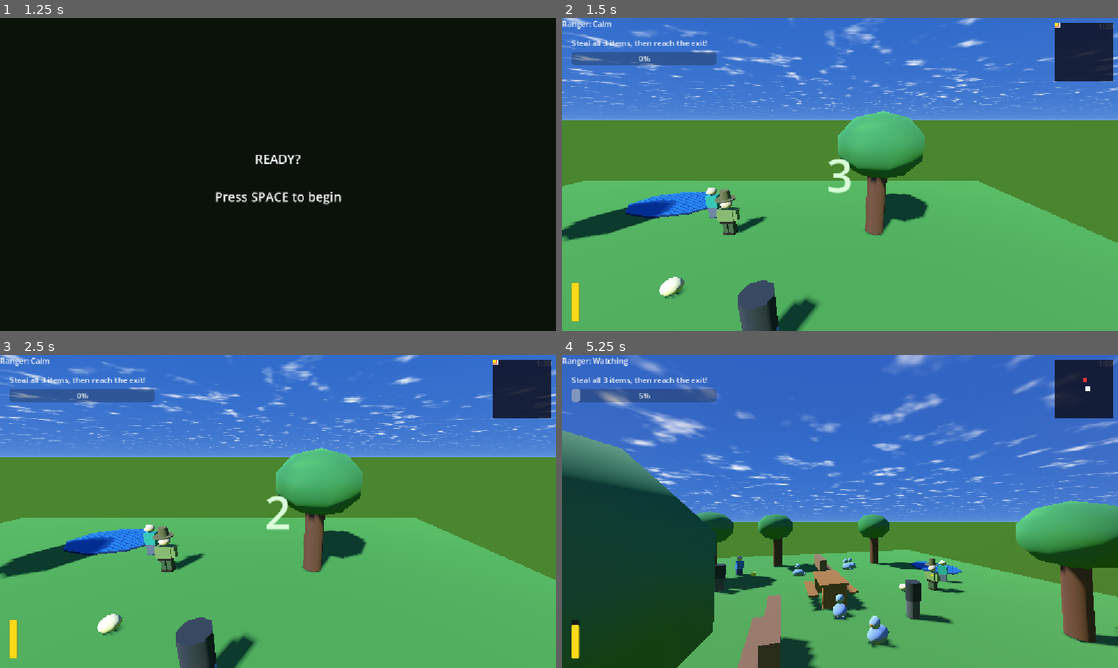
Above: before the commit, frames 1-4 (two rows, left to right).
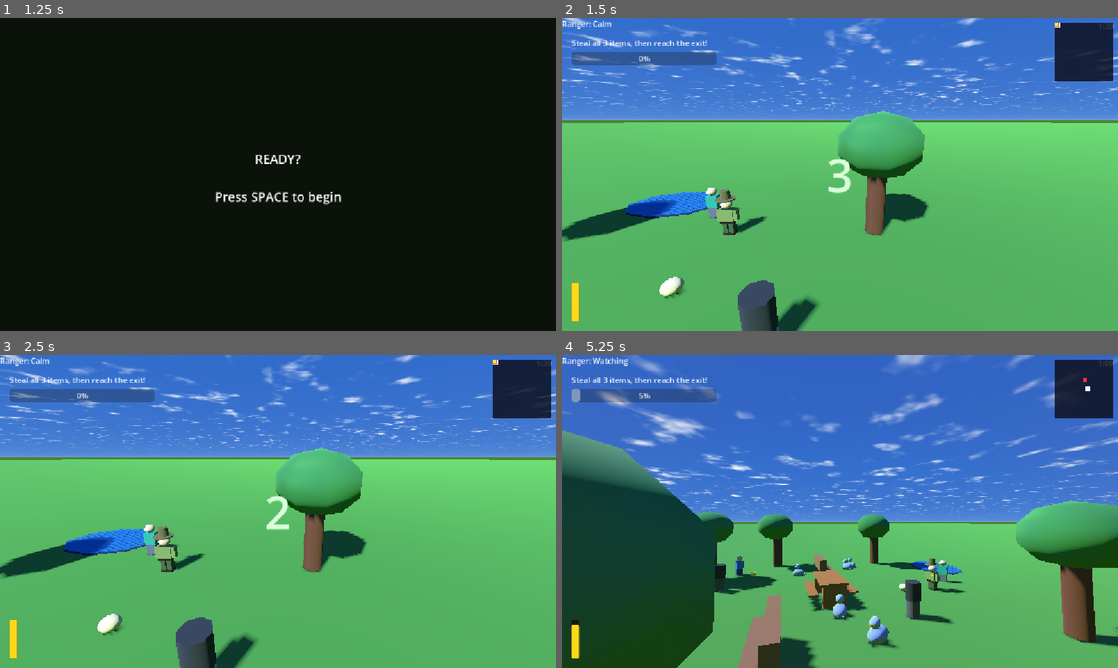
Above: after the commit, the same moments.

Repository: SkippyDoLittle/DontLookHuman
Game: Godot game, scene res://MainMenu.tscn
Same seed, same stepped clock (60 frames per second), same inputs: the game is played once before the commit and once after it.
Inputs (mouse positions are in pixels of both pictures, inside the frame that each line leads up to):
- Up to frame 1 (1.25 s): click "PLAY" at 0.5 s
- Up to frame 2 (1.5 s): tap Space at 1.25 s; move the mouse to (962, 158) at 1.27 s; hold D (move_right) from 1.28 s (still down); tap E (peck) at 1.35 s
- Up to frame 3 (2.5 s): tap Enter (ui_accept) at 1.52, 2, 2.27 s; move the mouse to (166, 527) at 2.02 s; release D (move_right) at 2.03 s; hold S (move_back) from 2.03 s (still down); tap Shift (run) at 2.1 s
- Up to frame 4 (5.25 s): tap R (restart) at 2.75, 4.25 s; move the mouse to (895, 442) at 2.77 s; release S (move_back) at 2.78 s; hold D (move_right) 2.78-3.53 s; tap H at 2.85, 5.1 s; tap Enter (ui_accept) at 3.5, 3.77, 4.52 s; move the mouse to (812, 574) at 3.52 s; hold W (move_forward) 3.53-4.28 s; tap E (peck) at 3.6 s; move the mouse to (1006, 558) at 4.27 s; hold A (move_left) 4.28-5.03 s; hold Shift (run) 4.28-5.03 s; move the mouse to (795, 508) at 5.02 s; hold W (move_forward) from 5.03 s (still down)

Frame 1 is identical in both runs. In frame 2, 19% of the frame differs, in the area x 0-100%, y 33-89%; in frame 3, 19%; in frame 4, 5.9%.

Commit message:
Extend ground mesh to 500x500 to hide sky shader void at horizon
The 20x20 ground mesh matched the park boundary but the camera sees
beyond it, exposing the sky shader's unlit ground_color which looks
different from the lit mesh. Extending the mesh is cleaner than trying
to match lit vs. unlit colours. Collision shape stays at 20x20.

Co-Authored-By: Claude Sonnet 4.6 <noreply@anthropic.com>

Diff:
--- a/Main.tscn
+++ b/Main.tscn
@@ -47,7 +47,7 @@
 [sub_resource type="CapsuleShape3D" id="CapsuleShape3D_4bddv"]
 
 [sub_resource type="BoxMesh" id="BoxMesh_u0gv2"]
-size = Vector3(20, 0.2, 20)
+size = Vector3(500, 0.2, 500)
 
 [sub_resource type="StandardMaterial3D" id="StandardMaterial3D_grass"]
 albedo_color = Color(0.29, 0.52, 0.19, 1)
